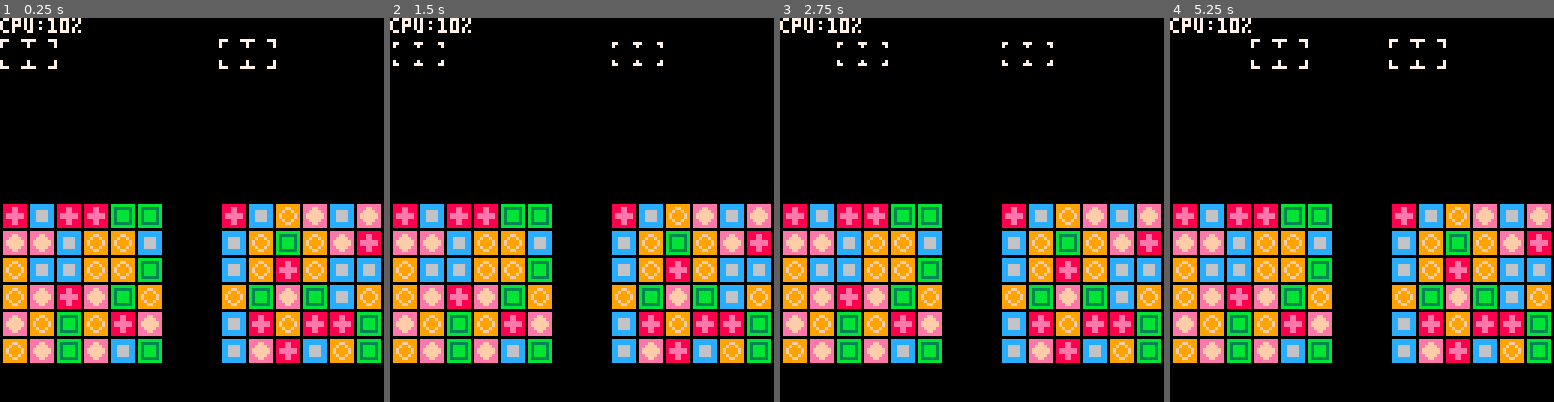
Above: before the commit, frames 1-4 (left to right).
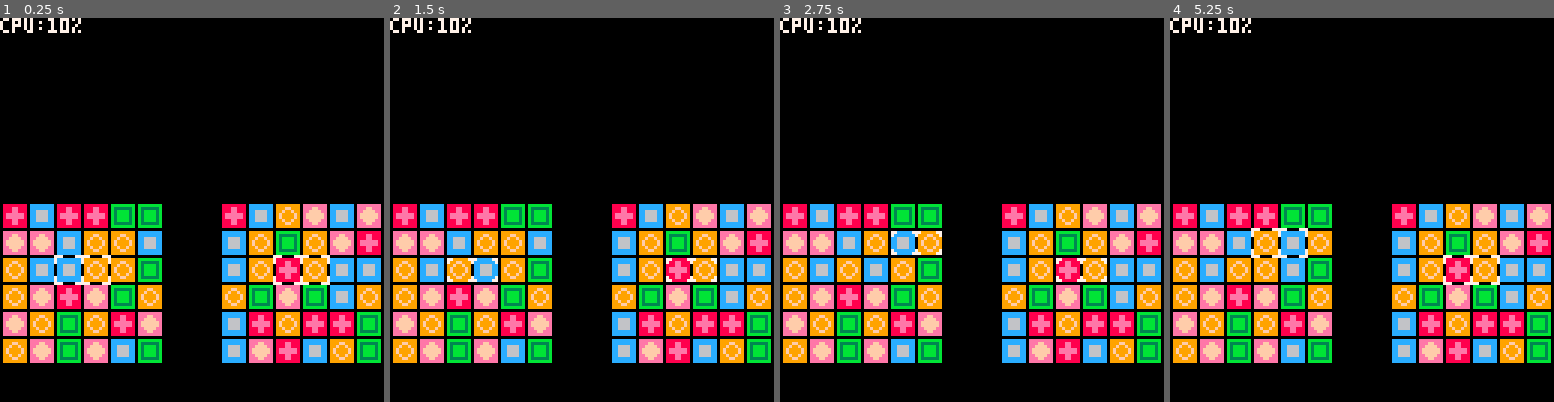
Above: after the commit, the same moments.

Repository: stevelavietes/pico8carts
Game: PICO-8 cartridge pa.p8
The game is run twice, just before and just after one commit, with the same random seed, the same clock (stepped at 60 frames per second) and the same inputs.
Inputs:
- Up to frame 1 (0.25 s): no input
- Up to frame 2 (1.5 s): tap O (Z key) at 0.7 s
- Up to frame 3 (2.75 s): hold Right 1.6-2.1 s; tap O (Z key) at 1.7, 2.1, 2.5 s; hold Up 2.15-2.42 s; hold Right from 2.47 s (still down)
- Up to frame 4 (5.25 s): tap O (Z key) every 0.4 s from 2.9 to 4.9 s; release Right at 3.03 s; hold Left 3.08-3.58 s; hold Down 3.63-3.97 s; hold Right 4.02-4.68 s; hold Up 4.73-5.03 s; hold Left from 5.08 s (still down)

The runs differ from the first frame. In frame 1, 0.8% of the frame differs, in the area x 0-86%, y 5-70%; in frame 2, 1.2%; in frame 3, 2.0%; in frame 4, 2.4%, in the area x 14-86%, y 5-70%.

Commit message:
better cursor start position

Diff:
--- a/pa.p8
+++ b/pa.p8
@@ -34,8 +34,8 @@
   end
   b.t[i] = make_row(w,e)
  end
- b.cx = 0
- b.cy = 0
+ b.cx = flr(w/2)-1
+ b.cy = h - 4
  b.x = x
  b.y = y
  b.p = p or 0
